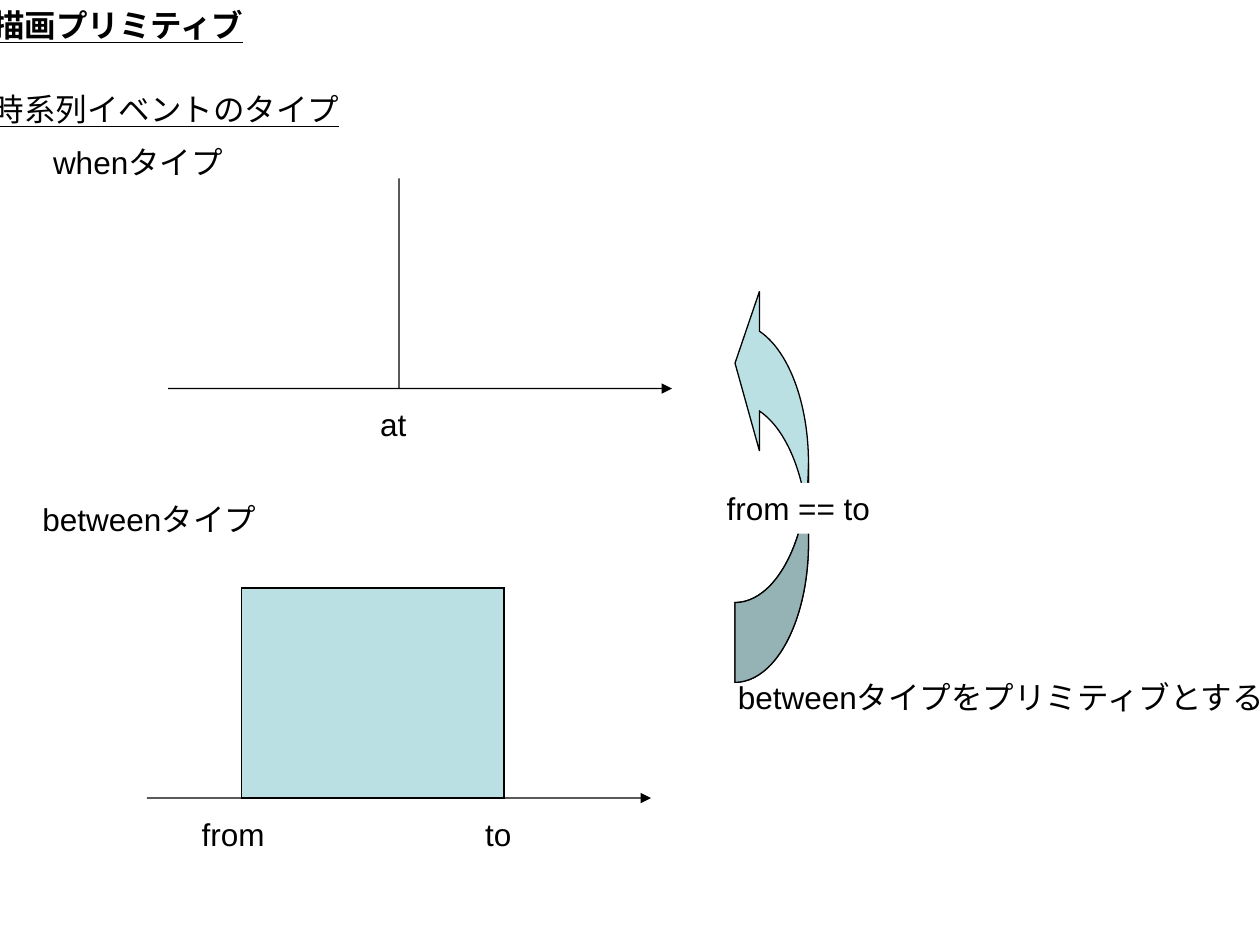
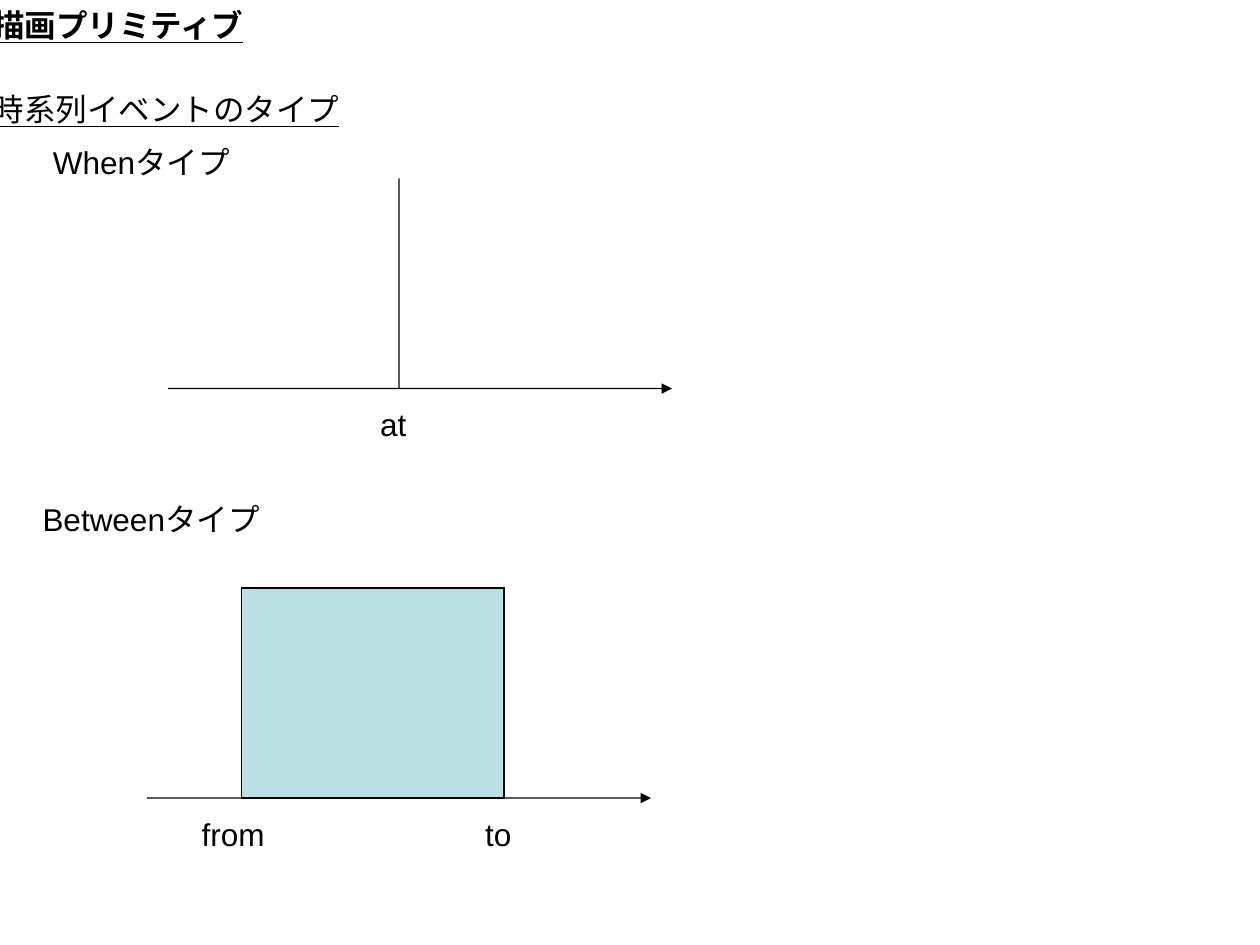
Before and after one commit to YixiaoLi/tlv4mc, a slide deck: slide 1 of TLV/doc/設計/可視化ルール構想.ppt. Drawn at 1260x945 pixels with LibreOffice and Linux fonts; fonts in the diff are those of the drawing. Boxes give left, top, right and bottom in pixels: in the first picture for what was removed or moved away, otherwise in the second. Text is boxed around its words. In the diff, an @@ line names an element or a change of style, - is before the commit and + after.

```diff
--- a/TLV/doc/設計/可視化ルール構想.ppt
+++ b/TLV/doc/設計/可視化ルール構想.ppt
@@ text at (53,149,230,176): text changed @@
-whenタイプ
+Whenタイプ
@@ freeform shape removed at (735,284,808,683) @@
@@ text at (43,506,260,533): text changed @@
-betweenタイプ
+Betweenタイプ
@@ text removed at (727,497,870,521) @@
-from == to
@@ text removed at (738,684,1260,712) @@
-betweenタイプをプリミティブとする
```
Also in this commit, not shown: 3 other slides changed, 2 slides added.
